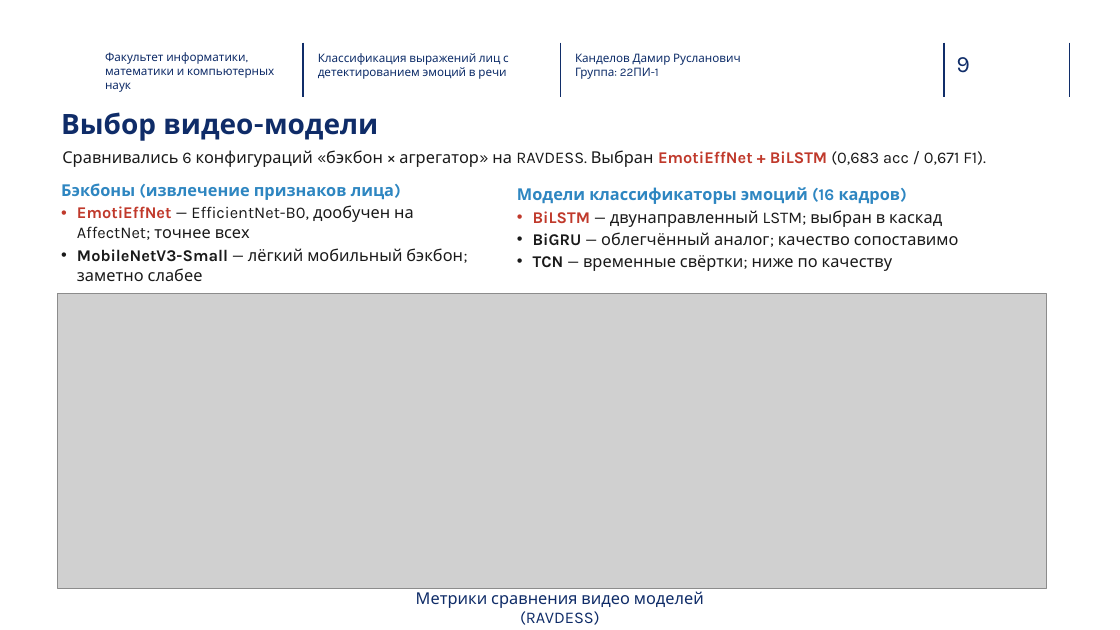
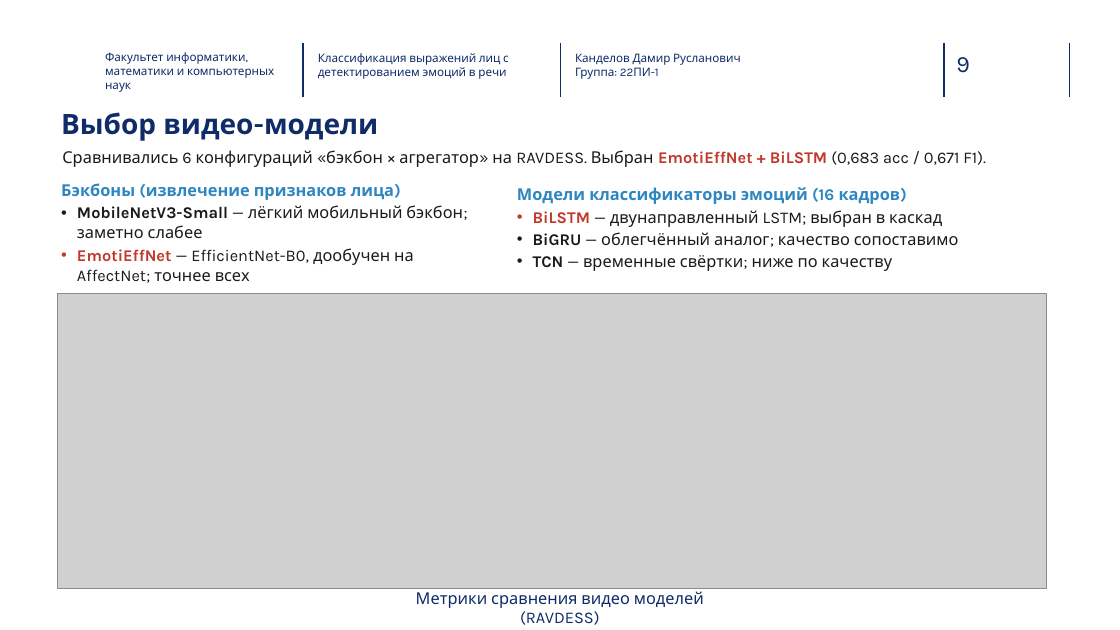
Before and after one commit to Kaparya/Classification-of-Facial-Expressions, a slide deck: slide 9 of Diploma_presentation.pptx. Drawn at 1120x630 pixels with LibreOffice and Linux fonts; fonts in the diff are those of the drawing; grey boxes stand for pictures; background and template pictures are left out. Boxes give left, top, right and bottom in pixels: in the first picture for what was removed or moved away, otherwise in the second. Text is boxed around its words. In the diff, an @@ line names an element or a change of style, - is before the commit and + after.

```diff
--- a/Diploma_presentation.pptx
+++ b/Diploma_presentation.pptx
@@ text at (x1=77, y1=205, x2=463, y2=238): paragraph added @@
+• MobileNetV3-Small — лёгкий мобильный бэкбон; заметно слабее
@@ text at (x1=77, y1=248, x2=463, y2=281): paragraph removed @@
-• MobileNetV3-Small — лёгкий мобильный бэкбон; заметно слабее
```
Also in this commit, not shown: 6 other slides changed, 2 slides added, 1 other file.
